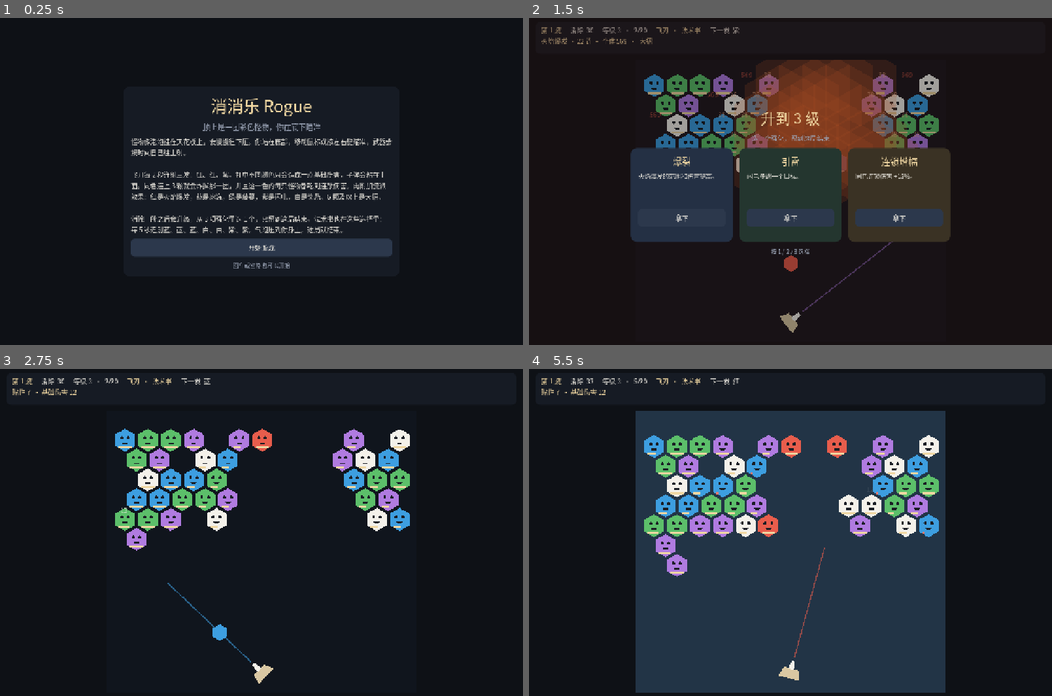
Above: before the commit, frames 1-4 (two rows, left to right).
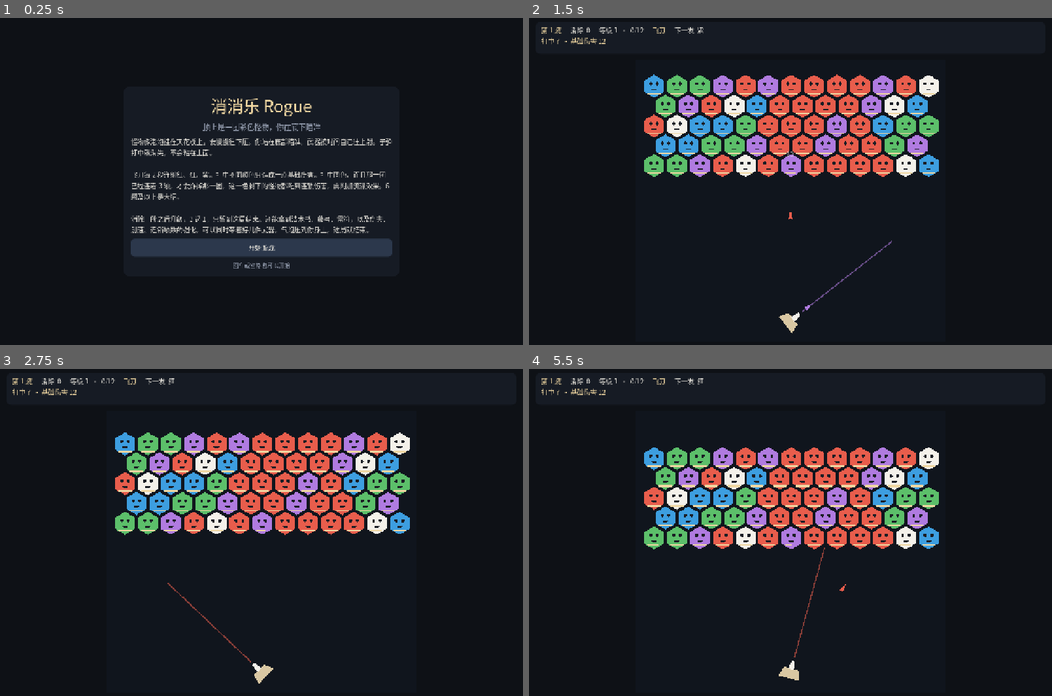
Above: after the commit, the same moments.

Repository: kaseywan1112/111Wuxia
Game: Godot game, scene res://scenes/main.tscn
The game is run twice, just before and just after one commit, with the same random seed, the same clock (stepped at 60 frames per second) and the same inputs.
Inputs (mouse positions are in pixels of both pictures, inside the frame that each line leads up to):
- Up to frame 1 (0.25 s): no input
- Up to frame 2 (1.5 s): click "开始游戏" at 0.5 s; tap Enter at 1.25 s; move the mouse to (905, 165) at 1.27 s; hold Right from 1.28 s (still down); tap 1 at 1.35 s
- Up to frame 3 (2.75 s): tap Space at 1.52 s; release Right at 2 s; click (151, 568) at 2 s, where only the run before the commit has a clickable "拿下"
- Up to frame 4 (5.5 s): move the mouse to (685, 548) at 2.77 s; hold Left 2.78-3.53 s; tap 2 at 2.85 s; tap Space at 3.02, 4.52, 5.27 s; move the mouse to (842, 460) at 3.52 s; hold Right 3.53-5.03 s; tap 3 at 3.6 s; move the mouse to (764, 597) at 4.27 s; tap Enter at 4.35 s; move the mouse to (947, 581) at 5.02 s; hold Left from 5.03 s (still down); tap Keypad Enter at 5.1 s

The runs differ from the first frame. In frame 1, 3.1% of the frame differs, in the area x 25-75%, y 36-66%; in frame 2, 30%; in frame 3, 10%; in frame 4, 49%, in the area x 2-80%, y 2-99%.

Commit message:
Make shots ammo and add more run-long weapons.
A shot vanishes on impact instead of joining the ceiling. Matching a group of three or more pops that group and chain-hits the rest; a different color only deals basic damage. Level-up can add the vine bow and lightning talisman alongside the knife and spellbook, plus upgrades for damage, fire rate, and chain size.

Co-authored-by: kasey.wan1112 <kasey.wan1112@gmail.com>

Diff:
--- a/project.godot
+++ b/project.godot
@@ -11,7 +11,7 @@
 [application]
 
 config/name="消消乐 Rogue"
-config/description="彩色怪物像泡泡挂在顶上，你在底下瞄准发射。连上同色就全体受击。"
+config/description="彩色怪物挂在顶上。子弹打中就消失，同色连上才全体受击。"
 run/main_scene="res://scenes/main.tscn"
 config/features=PackedStringArray("4.6", "Forward Plus")
 config/icon="res://icon.svg"
--- a/scripts/board_view.gd
+++ b/scripts/board_view.gd
@@ -15,6 +15,7 @@
 
 signal chained(color_index: int, length: int, positions: Array)
 signal basics(color_index: int, amount: float, at: Vector2)
+signal glanced
 signal cleared(count: int)
 signal crushed
 signal waved(wave_number: int)
@@ -28,8 +29,7 @@
 var _shots: Array = []
 var _burst: Array[int] = []
 var _burst_wait := 0.0
-var _knife_time := 0.6
-var _book_time := 1.4
+var _cool: Dictionary = {}
 var _creep := 0.0
 var _row_timer := 11.0
 var _freeze := 0.0
@@ -93,8 +93,7 @@
 	dead = false
 	accept_input = true
 	_clear_board()
-	_knife_time = 0.45
-	_book_time = 1.2
+	_cool = {"knife": 0.45}
 	_burst.clear()
 	_burst_wait = 0.0
 	_creep = 0.0
@@ -112,31 +111,33 @@
 
 func next_color() -> int:
 	if not _burst.is_empty():
-		return _burst[0]
-	if state != null and state.has_book and _book_time < _knife_time:
-		return Rules.BOOK_SEQUENCE[0]
-	return Rules.KNIFE_SEQUENCE[0]
-
-
-func knife_ratio() -> float:
+		return int(_burst[0])
 	if state == null:
-		return 0.0
-	return clampf(1.0 - _knife_time / maxf(state.knife_interval, 0.1), 0.0, 1.0)
-
-
-func book_ratio() -> float:
-	if state == null or not state.has_book:
-		return 0.0
-	return clampf(1.0 - _book_time / maxf(state.book_interval, 0.1), 0.0, 1.0)
-
-
-func arm_book() -> void:
-	_book_time = 0.35
+		return 0
+	var soonest := ""
+	var soon := 9999.0
+	for id in state.owned_ids():
+		var left := 9999.0
+		if _cool.has(id):
+			left = float(_cool[id])
+		if left < soon:
+			soon = left
+			soonest = id
+	if soonest == "":
+		return 0
+	var seq: Array = state.weapon_sequence(soonest)
+	if seq.is_empty():
+		return 0
+	return int(seq[0])
+
+
+func arm_weapon(id: String) -> void:
+	_cool[id] = 0.35
 
 
 func cut_cooldowns(amount: float) -> void:
-	_knife_time = maxf(_knife_time - amount, 0.05)
-	_book_time = maxf(_book_time - amount, 0.05)
+	for id in _cool.keys():
+		_cool[id] = maxf(float(_cool[id]) - amount, 0.05)
 
 
 func hurt_color(color_index: int, amount: float) -> int:
@@ -399,37 +400,36 @@
 func _tick_weapons(delta: float) -> void:
 	if state == null:
 		return
-	_knife_time -= delta
-	if _knife_time <= 0.0:
-		_knife_time = state.knife_interval
-		for color_index in Rules.KNIFE_SEQUENCE:
-			_burst.append(int(color_index))
-	if state.has_book:
-		_book_time -= delta
-		if _book_time <= 0.0:
-			_book_time = state.book_interval
-			for color_index in Rules.BOOK_SEQUENCE:
+	for id in state.owned_ids():
+		if not _cool.has(id):
+			_cool[id] = 0.35
+		_cool[id] = float(_cool[id]) - delta
+		if float(_cool[id]) <= 0.0:
+			_cool[id] = state.weapon_interval(id)
+			for color_index in state.weapon_sequence(id):
 				_burst.append(int(color_index))
 	if _burst.is_empty():
 		return
 	_burst_wait -= delta
 	if _burst_wait > 0.0:
 		return
-	_fire(_burst[0])
+	_fire(int(_burst[0]))
 	_burst.remove_at(0)
 	_burst_wait = BURST_GAP
 
 
 func _fire(color_index: int) -> void:
-	var node := _make_bubble(color_index, R * 0.72, false)
-	var pos := _player_pos() + _aim_dir() * 40.0
+	var dir := _aim_dir()
+	var node := _make_shot(color_index)
+	var pos := _player_pos() + dir * 40.0
 	node.position = pos
+	node.rotation = dir.angle() + PI / 2.0
 	node.z_index = 4
 	add_child(node)
 	_shots.append({
 		"color": color_index,
 		"pos": pos,
-		"dir": _aim_dir(),
+		"dir": dir,
 		"node": node,
 		"life": 0.0,
 	})
@@ -453,17 +453,18 @@
 		var node: Node2D = shot["node"]
 		if is_instance_valid(node):
 			node.position = pos
+			node.rotation = dir.angle() + PI / 2.0
 		if float(shot["life"]) > 3.5:
 			if is_instance_valid(node):
 				node.queue_free()
 			continue
-		if _try_stick(shot):
+		if _try_hit(shot):
 			continue
 		kept.append(shot)
 	_shots = kept
 
 
-func _try_stick(shot: Dictionary) -> bool:
+func _try_hit(shot: Dictionary) -> bool:
 	var pos: Vector2 = shot["pos"]
 	var hit: Dictionary = {}
 	var best := R * 1.86
@@ -475,71 +476,57 @@
 	var ceiling := pos.y <= R + _creep + 2.0
 	if hit.is_empty() and not ceiling:
 		return false
-	var slot := _empty_slot(pos, hit)
-	if slot.x < 0:
-		return false
-	_place_cell(int(shot["color"]), slot.x, slot.y, Rules.MONSTER_HP)
+	_discard_shot(shot)
+	if hit.is_empty():
+		return true
+	var color_index := int(shot["color"])
+	if int(hit["color"]) == color_index:
+		_resolve_same(color_index, hit)
+	else:
+		_resolve_basic(color_index, hit)
+	return true
+
+
+func _discard_shot(shot: Dictionary) -> void:
 	var node: Node = shot["node"]
 	if is_instance_valid(node):
 		node.queue_free()
-	_resolve_stick(int(shot["color"]), slot, hit)
-	return true
-
-
-func _resolve_stick(color_index: int, slot: Vector2i, hit: Dictionary) -> void:
-	var start := _index_at(slot.x, slot.y)
+
+
+func _resolve_same(color_index: int, hit: Dictionary) -> void:
+	var start := _index_at(int(hit["col"]), int(hit["row"]))
 	if start < 0:
 		return
+	var need := Rules.MIN_CHAIN
+	if state != null:
+		need = state.chain_need
 	var group: Array = Rules.same_color_component(_logic_cells(), start)
-	if group.size() >= Rules.MIN_CHAIN:
-		var positions: Array = []
-		var doomed: Array = []
-		for index in group:
-			var cell: Dictionary = _cells[int(index)]
-			positions.append(_visual(cell))
-			doomed.append(cell)
-		_remove_cells(doomed, true)
-		chained.emit(color_index, group.size(), positions)
+	if group.size() < need:
+		_popup(_visual(hit), "不够", Color("f4f1ea"))
+		glanced.emit()
+		return
+	var positions: Array = []
+	var doomed: Array = []
+	for index in group:
+		var cell: Dictionary = _cells[int(index)]
+		positions.append(_visual(cell))
+		doomed.append(cell)
+	_remove_cells(doomed, true)
+	chained.emit(color_index, group.size(), positions)
+	refill_if_empty()
+
+
+func _resolve_basic(color_index: int, hit: Dictionary) -> void:
+	var amount := Rules.BASIC_DAMAGE
+	if state != null:
+		amount = state.basic_amount()
+	hit["hp"] = float(hit["hp"]) - amount
+	_popup(_visual(hit), str(int(round(amount))), Color("f4f1ea"))
+	_refresh_bar(hit)
+	basics.emit(color_index, amount, _visual(hit))
+	if float(hit["hp"]) <= 0.0:
+		_remove_cells([hit], true)
 		refill_if_empty()
-		return
-	if not hit.is_empty() and int(hit["color"]) != color_index:
-		var amount := Rules.BASIC_DAMAGE
-		hit["hp"] = float(hit["hp"]) - amount
-		_popup(_visual(hit), str(int(amount)), Color("f4f1ea"))
-		_refresh_bar(hit)
-		basics.emit(color_index, amount, _visual(hit))
-		if float(hit["hp"]) <= 0.0:
-			_remove_cells([hit], true)
-			refill_if_empty()
-
-
-func _empty_slot(pos: Vector2, hit: Dictionary) -> Vector2i:
-	var candidates: Array = []
-	if hit.is_empty():
-		var col := clampi(int(round((pos.x - R) / COL_STEP)), 0, Rules.row_width(0, COLS) - 1)
-		for offset in [0, -1, 1, -2, 2]:
-			var near: int = col + int(offset)
-			if near >= 0 and near < Rules.row_width(0, COLS):
-				candidates.append(Vector2i(near, 0))
-			if near >= 0 and near < Rules.row_width(1, COLS):
-				candidates.append(Vector2i(near, 1))
-	else:
-		for npos in Rules.neighbors(int(hit["col"]), int(hit["row"])):
-			var spot: Vector2i = npos
-			if spot.y < 0 or spot.x < 0 or spot.x >= Rules.row_width(spot.y, COLS):
-				continue
-			candidates.append(spot)
-	var best := Vector2i(-1, -1)
-	var best_d := 99999.0
-	for spot in candidates:
-		var cell: Vector2i = spot
-		if _index_at(cell.x, cell.y) >= 0:
-			continue
-		var dist := pos.distance_to(_nominal(cell.x, cell.y))
-		if dist < best_d:
-			best_d = dist
-			best = cell
-	return best
 
 
 func _logic_cells() -> Array:
@@ -669,6 +656,17 @@
 	_cells.append(cell)
 	_refresh_bar(cell)
 	node.position = _visual(cell)
+
+
+func _make_shot(color_index: int) -> Node2D:
+	var node := Node2D.new()
+	var body := Polygon2D.new()
+	body.polygon = PackedVector2Array([
+		Vector2(0, -16), Vector2(5, 8), Vector2(0, 4), Vector2(-5, 8),
+	])
+	body.color = Rules.GEM_COLORS[color_index]
+	node.add_child(body)
+	return node
 
 
 func _make_bubble(color_index: int, radius: float, faced: bool) -> Node2D:
--- a/scripts/main.gd
+++ b/scripts/main.gd
@@ -56,6 +56,7 @@
 	_build_audio()
 	field.chained.connect(_on_chained)
 	field.basics.connect(_on_basics)
+	field.glanced.connect(_on_glanced)
 	field.cleared.connect(_on_cleared)
 	field.crushed.connect(_on_crushed)
 	field.waved.connect(_on_waved)
@@ -99,7 +100,7 @@
 	mode = Mode.COMBAT
 	_show_only(combat_root)
 	field.begin(state)
-	action_label.text = "飞刀会自己发射。移动鼠标，或按左右键瞄准。"
+	action_label.text = "子弹打中就消失。移动鼠标，或按左右键瞄准。"
 	_refresh_hud()
 	get_viewport().gui_release_focus()
 	ui_lock = false
@@ -164,7 +165,11 @@
 
 
 func _on_basics(_color_index: int, amount: float, _at: Vector2) -> void:
-	action_label.text = "贴住了 · 基础伤害 %d" % int(round(amount))
+	action_label.text = "打中了 · 基础伤害 %d" % int(round(amount))
+
+
+func _on_glanced() -> void:
+	action_label.text = "同色不够 %d 颗" % state.chain_need
 
 
 func _on_cleared(count: int) -> void:
@@ -214,8 +219,8 @@
 	ui_lock = true
 	var id := str(state.level_stock[index])
 	state.apply_level(id)
-	if id == "book":
-		field.arm_book()
+	if state.is_weapon(id):
+		field.arm_weapon(id)
 	level_screen.visible = false
 	mode = Mode.COMBAT
 	_refresh_hud()
@@ -251,10 +256,7 @@
 	wave_label.text = "第 %d 波" % state.wave
 	pops_label.text = "消除  %d" % state.pops
 	level_label.text = state.level_text()
-	var weapons := "飞刀"
-	if state.has_book:
-		weapons += "  ·  法术书"
-	weapon_label.text = weapons
+	weapon_label.text = state.weapon_line()
 	next_label.text = "下一发  %s" % Rules.COLOR_NAMES[field.next_color()]
 
 
@@ -355,7 +357,7 @@
 	sub.horizontal_alignment = HORIZONTAL_ALIGNMENT_CENTER
 	box.add_child(sub)
 	var rules := _label(
-		"怪物像泡泡挂在天花板上，会慢慢往下压。你站在底部，移动鼠标或按左右键瞄准，武器会按时间自己往上射。\n\n飞刀每 2 秒连射三发：红、红、紫。打中不同颜色只会造成一点基础伤害，子弹会粘在上面。同色连上 3 颗就会炸掉那一团，并且这一色的每只怪物都吃到连锁伤害，再附加流派效果：红是火焰爆发，蓝是冰冻，绿是藤蔓，紫是闪电，白是奖励。6 颗及以上是大招。\n\n消除一段之后会升级，从 3 项强化里选 1 个，只留到这局结束。法术书也在这些选择里：每 5 秒连射蓝、蓝、蓝、白、白、紫、紫。气泡压到你身上，这局就结束。",
+		"怪物像泡泡挂在天花板上，会慢慢往下压。你站在底部瞄准，武器按时间自己往上射。子弹打中就消失，不会粘在上面。\n\n飞刀每 2 秒连射红、红、紫。打中不同颜色只造成一点基础伤害。打中同色、而且那一团已经连着 3 颗，才会炸掉那一团，这一色剩下的怪物都吃到连锁伤害，再附加流派效果。6 颗及以上是大招。\n\n消除一段之后升级，3 选 1，只留到这局结束。还能拿到法术书、藤弓、雷符，以及伤害、射速、连锁颗数的强化。可以同时带着好几件武器。气泡压到你身上，这局就结束。",
 		16,
 		PAPER,
 		true
--- a/scripts/run_state.gd
+++ b/scripts/run_state.gd
@@ -11,6 +11,8 @@
 const MONSTER_HP := 96.0
 const KNIFE_INTERVAL := 2.0
 const BOOK_INTERVAL := 5.0
+const BOW_INTERVAL := 3.5
+const TALISMAN_INTERVAL := 4.0
 const FIRST_POPS := 12
 
 const COLOR_NAMES: Array[String] = ["红", "蓝", "绿", "紫", "白"]
@@ -25,11 +27,20 @@
 
 const KNIFE_SEQUENCE: Array[int] = [0, 0, 3]
 const BOOK_SEQUENCE: Array[int] = [1, 1, 1, 4, 4, 3, 3]
+const BOW_SEQUENCE: Array[int] = [2, 2, 2, 4]
+const TALISMAN_SEQUENCE: Array[int] = [3, 3, 0, 4]
+const WEAPON_ORDER: Array[String] = ["knife", "book", "bow", "talisman"]
+const WEAPON_OFFER: Array[String] = ["book", "bow", "talisman"]
 
 const LEVEL_UPS := {
 	"book": {"name": "法术书", "desc": "拿上法术书。每 5 秒连射蓝、蓝、蓝、白、白、紫、紫。"},
+	"bow": {"name": "藤弓", "desc": "拿上藤弓。每 3.5 秒连射绿、绿、绿、白。"},
+	"talisman": {"name": "雷符", "desc": "拿上雷符。每 4 秒连射紫、紫、红、白。"},
 	"haste": {"name": "快刀", "desc": "飞刀的发射间隔缩短 0.3 秒。"},
+	"rapid": {"name": "疾射", "desc": "每件武器的发射间隔缩短 15%。"},
 	"power": {"name": "连锁增幅", "desc": "同色连锁伤害 +15%。"},
+	"heavy": {"name": "重击", "desc": "基础伤害 +10，连锁伤害再 +10%。"},
+	"wide": {"name": "宽链", "desc": "连锁所需的同色数量少 1 颗，最少 2 颗。"},
 	"fire": {"name": "爆裂", "desc": "火焰爆发的范围和伤害提高。"},
 	"freeze": {"name": "凝霜", "desc": "冰冻让整团气泡停得更久。"},
 	"vine": {"name": "蔓延", "desc": "藤蔓会伤到旁边的怪物。"},
@@ -41,8 +52,10 @@
 var rng := RandomNumberGenerator.new()
 var spell_power: float = 1.0
 var knife_interval: float = KNIFE_INTERVAL
-var book_interval: float = BOOK_INTERVAL
-var has_book: bool = false
+var rate_scale: float = 1.0
+var basic_bonus: float = 0.0
+var chain_need: int = MIN_CHAIN
+var owned: Array[String] = ["knife"]
 var fire_bonus: float = 0.0
 var freeze_bonus: float = 0.0
 var vine_bonus: float = 0.0
@@ -61,8 +74,10 @@
 	rng.seed = seed_value
 	spell_power = 1.0
 	knife_interval = KNIFE_INTERVAL
-	book_interval = BOOK_INTERVAL
-	has_book = false
+	rate_scale = 1.0
+	basic_bonus = 0.0
+	chain_need = MIN_CHAIN
+	owned = ["knife"]
 	fire_bonus = 0.0
 	freeze_bonus = 0.0
 	vine_bonus = 0.0
@@ -81,9 +96,62 @@
 
 
 func chain_damage(length: int) -> float:
-	if length < MIN_CHAIN:
+	if length < chain_need:
 		return 0.0
-	return CHAIN_BASE * spell_power * pow(STEP_MULT, float(length - MIN_CHAIN))
+	return CHAIN_BASE * spell_power * pow(STEP_MULT, float(length - chain_need))
+
+
+func basic_amount() -> float:
+	return BASIC_DAMAGE + basic_bonus
+
+
+func is_weapon(id: String) -> bool:
+	return WEAPON_ORDER.has(id)
+
+
+func owns(id: String) -> bool:
+	return owned.has(id)
+
+
+func owned_ids() -> Array[String]:
+	var ids: Array[String] = []
+	for id in WEAPON_ORDER:
+		if owns(id):
+			ids.append(id)
+	return ids
+
+
+func weapon_interval(id: String) -> float:
+	var base := KNIFE_INTERVAL
+	match id:
+		"knife":
+			base = knife_interval
+		"book":
+			base = BOOK_INTERVAL
+		"bow":
+			base = BOW_INTERVAL
+		"talisman":
+			base = TALISMAN_INTERVAL
+	return maxf(base * rate_scale, 0.55)
+
+
+func weapon_sequence(id: String) -> Array:
+	match id:
+		"book":
+			return BOOK_SEQUENCE
+		"bow":
+			return BOW_SEQUENCE
+		"talisman":
+			return TALISMAN_SEQUENCE
+		_:
+			return KNIFE_SEQUENCE
+
+
+func weapon_line() -> String:
+	var names: PackedStringArray = []
+	for id in owned_ids():
+		names.append(str(LEVEL_UPS[id]["name"]) if id != "knife" else "飞刀")
+	return "  ·  ".join(names)
 
 
 func is_super(length: int) -> bool:
@@ -106,30 +174,51 @@
 
 
 func roll_level() -> void:
-	var pool: Array[String] = []
+	var upgrades: Array[String] = []
 	for key in LEVEL_UPS.keys():
 		var id := str(key)
-		if id == "book" and has_book:
+		if is_weapon(id):
 			continue
-		pool.append(id)
-	if not has_book and pool.has("book"):
-		pool.erase("book")
-		level_stock = ["book"]
-		var rest := _pick_from(pool, 2)
-		for id in rest:
-			level_stock.append(id)
+		upgrades.append(id)
+	var pending := _unowned_weapons()
+	if pending.is_empty():
+		level_stock = _pick_from(upgrades, 3)
 		return
-	level_stock = _pick_from(pool, 3)
+	var forced := pending[0]
+	var pool: Array[String] = upgrades.duplicate()
+	for id in pending:
+		if id != forced:
+			pool.append(id)
+	level_stock = [forced]
+	for id in _pick_from(pool, 2):
+		level_stock.append(id)
+
+
+func _unowned_weapons() -> Array[String]:
+	var pending: Array[String] = []
+	for id in WEAPON_OFFER:
+		if not owns(id):
+			pending.append(id)
+	return pending
 
 
 func apply_level(id: String) -> void:
+	if is_weapon(id):
+		if not owns(id):
+			owned.append(id)
+		return
 	match id:
-		"book":
-			has_book = true
 		"haste":
 			knife_interval = maxf(knife_interval - 0.3, 0.8)
+		"rapid":
+			rate_scale *= 0.85
 		"power":
 			spell_power += 0.15
+		"heavy":
+			basic_bonus += 10.0
+			spell_power += 0.10
+		"wide":
+			chain_need = maxi(chain_need - 1, 2)
 		"fire":
 			fire_bonus += 0.55
 		"freeze":
--- a/tests/sim_check.gd
+++ b/tests/sim_check.gd
@@ -41,13 +41,25 @@
 func _test_weapons() -> void:
 	_check(Rules.KNIFE_INTERVAL == 2.0, "the knife fires every 2 seconds")
 	_check(Rules.BOOK_INTERVAL == 5.0, "the spellbook fires every 5 seconds")
+	_check(Rules.BOW_INTERVAL == 3.5, "the vine bow fires every 3.5 seconds")
+	_check(Rules.TALISMAN_INTERVAL == 4.0, "the talisman fires every 4 seconds")
 	_check(Rules.KNIFE_SEQUENCE == [0, 0, 3], "knife sequence is red red purple")
 	_check(Rules.BOOK_SEQUENCE == [1, 1, 1, 4, 4, 3, 3], "book sequence is three blue, two white, two purple")
+	_check(Rules.BOW_SEQUENCE == [2, 2, 2, 4], "bow sequence is green green green white")
+	_check(Rules.TALISMAN_SEQUENCE == [3, 3, 0, 4], "talisman sequence is purple purple red white")
 	var state = Rules.new()
 	state.start_run(1)
-	_check(not state.has_book, "a run starts with the knife only")
+	_check(state.owned_ids() == ["knife"], "a run starts with the knife only")
 	state.apply_level("book")
-	_check(state.has_book, "the spellbook is a level-up choice")
+	state.apply_level("bow")
+	_check(state.owns("book") and state.owns("bow") and state.owns("knife"), "a run can hold more than one weapon")
+	_check(_near(state.weapon_interval("bow"), 3.5), "the bow keeps its own interval")
+	state.apply_level("rapid")
+	_check(_near(state.weapon_interval("knife"), 2.0 * 0.85), "rapid fire shortens every weapon")
+	_check(not state.owns("talisman"), "the talisman is still a level-up pickup")
+	state.apply_level("talisman")
+	_check(state.owns("talisman") and state.owned_ids().size() == 4, "all four weapons can be held together")
+	_check(_near(state.weapon_interval("talisman"), 4.0 * 0.85), "the talisman uses the shared fire rate once owned")
 
 
 func _test_cluster() -> void:
@@ -97,7 +109,7 @@
 	_check(state.level == 2 and state.pops_needed == 16 and state.pops_toward == 0, "the next stretch asks for four more pops")
 	state.roll_level()
 	_check(state.level_stock.size() == 3, "three choices")
-	_check(str(state.level_stock[0]) == "book", "the spellbook is offered until taken")
+	_check(str(state.level_stock[0]) == "book", "an unowned weapon is offered until taken")
 	var seen := {}
 	for id in state.level_stock:
 		_check(Rules.LEVEL_UPS.has(str(id)), "choice exists")
@@ -105,11 +117,24 @@
 		seen[str(id)] = true
 	state.apply_level("power")
 	_check(_near(state.spell_power, 1.15), "power lasts the run")
+	state.apply_level("heavy")
+	_check(_near(state.basic_amount(), Rules.BASIC_DAMAGE + 10.0), "heavy raises basic damage")
+	_check(_near(state.spell_power, 1.25), "heavy also raises chain damage")
+	state.apply_level("wide")
+	_check(state.chain_need == 2, "wide lowers the chain size")
+	_check(_near(float(state.chain_damage(2)), state.spell_power * Rules.CHAIN_BASE), "a 2-chain counts after wide")
+	_check(float(state.chain_damage(1)) == 0.0, "one bubble is still not a chain")
 	state.apply_level("book")
 	state.roll_level()
+	_check(str(state.level_stock[0]) == "bow", "the next unowned weapon is offered next")
 	_check(not state.level_stock.has("book"), "the book is not offered twice")
+	state.apply_level("bow")
+	state.apply_level("talisman")
+	state.roll_level()
+	for id in state.level_stock:
+		_check(not state.is_weapon(str(id)), "owned weapons leave the offer")
 	state.start_run(9)
-	_check(state.level == 1 and not state.has_book and state.spell_power == 1.0 and state.pops == 0, "a new run clears the picks")
+	_check(state.level == 1 and state.owned_ids() == ["knife"] and state.spell_power == 1.0 and state.chain_need == 3 and state.pops == 0, "a new run clears the picks")
 
 
 func _near(a: float, b: float) -> bool:
Not shown, changed: README.md
